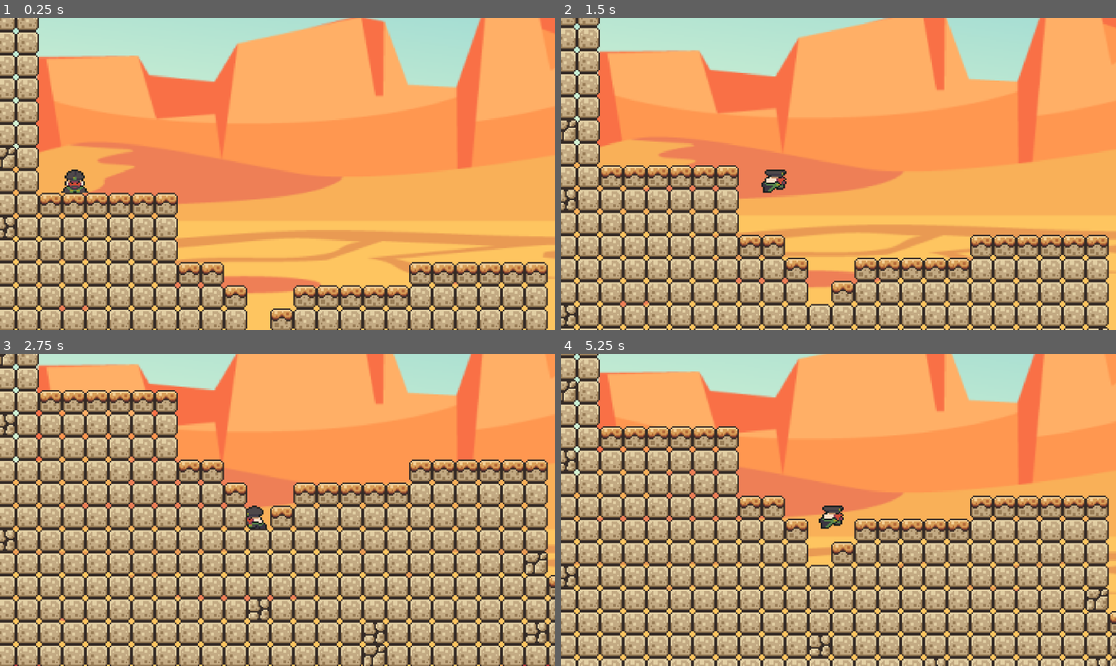
Above: before the commit, frames 1-4 (two rows, left to right).
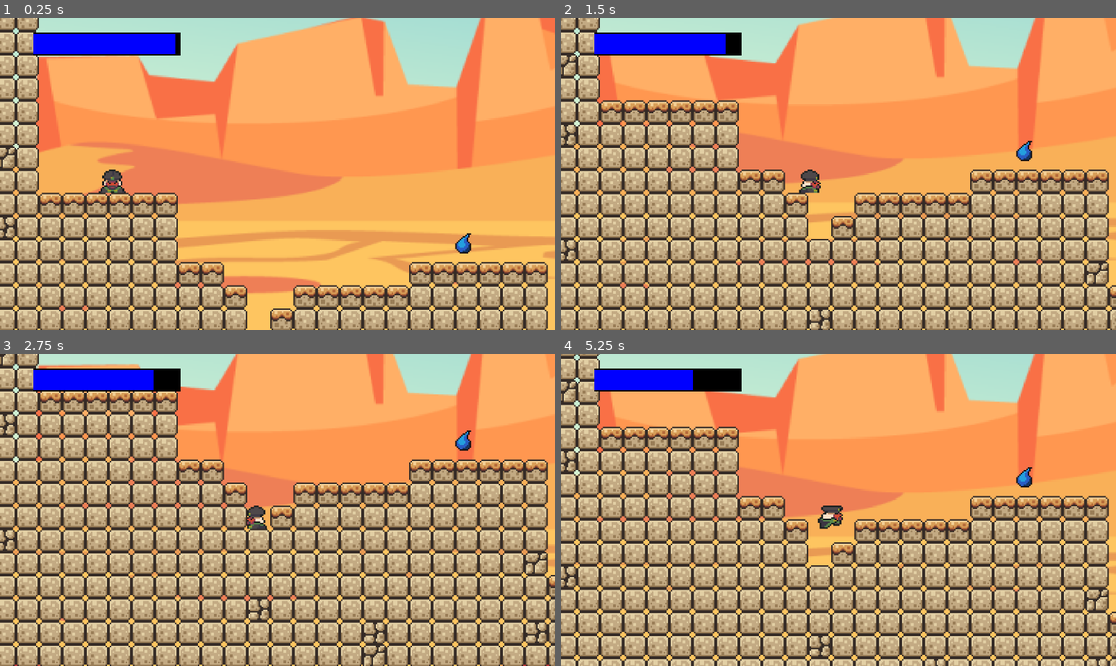
Above: after the commit, the same moments.

Repository: patches78/GameJam
Game: Godot game, scene res://scenes/level1.tscn
Same seed, same stepped clock (60 frames per second), same inputs: the game is played once before the commit and once after it.
Inputs:
- Up to frame 1 (0.25 s): no input
- Up to frame 2 (1.5 s): tap Enter at 0.5 s; hold Right (ui_right) from 0.53 s (still down); tap Space (jump) at 0.77 s
- Up to frame 3 (2.75 s): tap Space (jump) at 1.52 s; release Right (ui_right) at 2.03 s; hold Left (ui_left) from 2.03 s (still down)
- Up to frame 4 (5.25 s): release Left (ui_left) at 2.78 s; hold Right (ui_right) 2.78-4.28 s; tap Space (jump) at 3.02, 3.77, 4.52 s; hold Left (ui_left) 4.28-5.03 s; hold Right (ui_right) from 5.03 s (still down)

The runs differ from the first frame. In frame 1, 2.6% of the frame differs, in the area x 6-85%, y 4-76%; in frame 2, 50%, in the area x 0-100%, y 0-100%; in frame 3, 2.2%; in frame 4, 11%.

Commit message:
Hydration updated
Hydration Feuture wieder sichtbar

Diff:
--- a/desertlayer/scenes/level1.tscn
+++ b/desertlayer/scenes/level1.tscn
@@ -1,12 +1,14 @@
 [gd_scene format=4 uid="uid://b824bfltnrj2q"]
 
-[ext_resource type="Script" path="res://scripts/camera_player.gd" id="1_h0nx4"]
+[ext_resource type="Script" uid="uid://cp28q22eydf44" path="res://scripts/camera_player.gd" id="1_h0nx4"]
 [ext_resource type="Texture2D" uid="uid://b0motk7h0rgt0" path="res://assets/brackeys/sprites/world_tileset.png" id="2_rekfg"]
 [ext_resource type="PackedScene" uid="uid://bot0jglnu414v" path="res://scenes/killzone.tscn" id="3_ic38a"]
-[ext_resource type="Script" path="res://scripts/killzone.gd" id="4_m1t5a"]
+[ext_resource type="Script" uid="uid://cnu3ikavblwi" path="res://scripts/killzone.gd" id="4_m1t5a"]
 [ext_resource type="PackedScene" uid="uid://c2dimlmr5v7db" path="res://scenes/player.tscn" id="5_412rr"]
 [ext_resource type="Texture2D" uid="uid://be4f1ga7616n4" path="res://assets/background/background.webp" id="6_bnxxu"]
 [ext_resource type="Texture2D" uid="uid://b0cmaid4noswq" path="res://assets/background/Skull_new.png" id="7_7g1mn"]
+[ext_resource type="PackedScene" uid="uid://0uhgis3ssxr0" path="res://scenes/ui.tscn" id="8_bbk5w"]
+[ext_resource type="PackedScene" uid="uid://dg4g573d1n0c3" path="res://scenes/wassertropfen.tscn" id="9_conm7"]
 
 [sub_resource type="TileSetAtlasSource" id="TileSetAtlasSource_37l40"]
 texture = ExtResource("2_rekfg")
@@ -263,44 +265,50 @@
 terrain_set_0/terrain_4/color = Color(0.211597, 0.391296, 0.874778, 1)
 sources/0 = SubResource("TileSetAtlasSource_37l40")
 
-[node name="level1" type="Node2D"]
-
-[node name="CameraPlayer" type="Camera2D" parent="."]
+[node name="level1" type="Node2D" unique_id=2130689436]
+
+[node name="CameraPlayer" type="Camera2D" parent="." unique_id=1485159749]
 position = Vector2(-551, -280)
 zoom = Vector2(3, 3)
 script = ExtResource("1_h0nx4")
 
-[node name="Killzone" parent="." instance=ExtResource("3_ic38a")]
+[node name="Killzone" parent="." unique_id=1142057195 instance=ExtResource("3_ic38a")]
 position = Vector2(111, 288)
 collision_mask = 6
 script = ExtResource("4_m1t5a")
 
-[node name="Player" parent="." instance=ExtResource("5_412rr")]
-position = Vector2(-544, -280)
-
-[node name="GameManager" type="Node" parent="."]
-
-[node name="Forground" type="TileMapLayer" parent="."]
+[node name="Player" parent="." unique_id=869601463 instance=ExtResource("5_412rr")]
+position = Vector2(-518, -282)
+
+[node name="GameManager" type="Node" parent="." unique_id=859871943]
+
+[node name="Forground" type="TileMapLayer" parent="." unique_id=1892952292]
 position = Vector2(-77, -140)
 tile_map_data = PackedByteArray("AADt/xUAAAAEAAEAAADt/xQAAAAEAAEAAADt/xMAAAAEAAEAAADt/xIAAAAEAAEAAADt/xEAAAAEAAEAAADt/x …(32864 unchanged characters)…
 tile_set = SubResource("TileSet_pfbhp")
 
-[node name="ParallaxBackground" type="ParallaxBackground" parent="."]
+[node name="ParallaxBackground" type="ParallaxBackground" parent="." unique_id=1524613557]
 offset = Vector2(0, -400)
 transform = Transform2D(1, 0, 0, 1, 0, -400)
 follow_viewport_scale = 0.1
 
-[node name="ParallaxLayer" type="ParallaxLayer" parent="ParallaxBackground"]
+[node name="ParallaxLayer" type="ParallaxLayer" parent="ParallaxBackground" unique_id=135959278]
 motion_scale = Vector2(0.2, 0.2)
 
-[node name="Desert" type="Sprite2D" parent="ParallaxBackground/ParallaxLayer"]
+[node name="Desert" type="Sprite2D" parent="ParallaxBackground/ParallaxLayer" unique_id=502725329]
 position = Vector2(78.55, 22.8)
 scale = Vector2(1.11486, 1.05904)
 texture = ExtResource("6_bnxxu")
 
-[node name="Skull" type="Sprite2D" parent="ParallaxBackground/ParallaxLayer"]
+[node name="Skull" type="Sprite2D" parent="ParallaxBackground/ParallaxLayer" unique_id=439138234]
 position = Vector2(-338, -236)
 scale = Vector2(0.136364, 0.121212)
 texture = ExtResource("7_7g1mn")
 
+[node name="UI" parent="." unique_id=1980821094 instance=ExtResource("8_bbk5w")]
+layer = 0
+
+[node name="Wassertropfen" parent="." unique_id=1587811656 instance=ExtResource("9_conm7")]
+position = Vector2(-279, -233)
+
 [connection signal="body_entered" from="Killzone" to="Killzone" method="_on_body_entered"]
--- /dev/null
+++ b/desertlayer/scenes/ui.tscn
@@ -0,0 +1,11 @@
+[gd_scene format=3 uid="uid://0uhgis3ssxr0"]
+
+[ext_resource type="Script" uid="uid://uddurwgia3xw" path="res://scripts/ui.gd" id="1_yev5y"]
+[ext_resource type="PackedScene" uid="uid://eaux7t3nblk5" path="res://scenes/hydration_meter.tscn" id="2_61cnf"]
+
+[node name="UI" type="CanvasLayer" unique_id=1980821094]
+follow_viewport_enabled = true
+script = ExtResource("1_yev5y")
+
+[node name="HydrationMeter" parent="." unique_id=1909492495 instance=ExtResource("2_61cnf")]
+position = Vector2(26, 2)
--- a/desertlayer/scripts/camera_player.gd
+++ b/desertlayer/scripts/camera_player.gd
@@ -1,6 +1,7 @@
 extends Camera2D
 
 @onready var player = $"../Player"
+var pos
 
 # Called when the node enters the scene tree for the first time.
 func _ready() -> void:
@@ -12,11 +13,11 @@
 
 # Called every frame. 'delta' is the elapsed time since the previous frame.
 func _process(_delta: float) -> void:
-	var camera_pos = player.global_position
+	pos = player.global_position
 	#print("playerPos: ",camera_pos)
 	# begrenzen
-	camera_pos.x = clamp(camera_pos.x, limit_left, limit_right)
-	camera_pos.y = clamp(camera_pos.y, limit_top, limit_bottom)
+	pos.x = clamp(pos.x, limit_left, limit_right)
+	pos.y = clamp(pos.y, limit_top, limit_bottom)
 
 	#print("cameraPos: ",camera_pos)
-	global_position = camera_pos
+	global_position = pos
--- a/desertlayer/scripts/hydrationmeter.gd
+++ b/desertlayer/scripts/hydrationmeter.gd
@@ -1,12 +1,9 @@
 extends Node2D
 
-@onready var player: CharacterBody2D = $"../Player"
-@onready var camera_player: Camera2D = $"../CameraPlayer"
+@onready var player: CharacterBody2D = $"../../Player"
+@onready var camera_player: Camera2D = $"../../CameraPlayer"
 
-var positionRec1x
-var positionRec1y
-var positionRec2x
-var positionRec2y
+
 var frac
 
 var watermeterBackGround
@@ -14,26 +11,18 @@
 
 # Called when the node enters the scene tree for the first time.
 func _ready() -> void:
-	positionRec1x = camera_player.position.x-15
-	positionRec1y = camera_player.position.y-45
-	positionRec2x = camera_player.position.x-14
-	positionRec2y = camera_player.position.y-44
 	frac = player.curWater / player.maxWater
-	watermeterBackGround = Rect2(positionRec1x, positionRec1y, 102.0, 16.0)
-	watermeterForeGround = Rect2(positionRec2x, positionRec2y, 100.0 * frac, 16.0)
-	print(player.curWater)
+	watermeterBackGround = Rect2(0, 0, 102.0, 16.0)
+	watermeterForeGround = Rect2(0 + 1, 0 + 1, 100.0 * frac, 14.0)
 	pass # Replace with function body.
 
 
 # Called every frame. 'delta' is the elapsed time since the previous frame.
 func _process(delta: float) -> void:
-	positionRec1x = camera_player.position.x-15
-	positionRec1y = camera_player.position.y-45
-	positionRec2x = camera_player.position.x-14
-	positionRec2y = camera_player.position.y-44
 	frac = player.curWater / player.maxWater
-	watermeterBackGround = Rect2(positionRec1x, positionRec1y, 102.0, 16.0)
-	watermeterForeGround = Rect2(positionRec2x, positionRec2y, 100.0 * frac, 14.0)
+
+	watermeterBackGround = Rect2(clamp(camera_player.position.x, camera_player.limit_left+192, camera_player.limit_right-196)-195, clamp(camera_player.position.y, camera_player.limit_top, camera_player.limit_bottom-109)-100, 102.0, 16.0)
+	watermeterForeGround = Rect2(clamp(camera_player.position.x, camera_player.limit_left+191, camera_player.limit_right-195) -194, clamp(camera_player.position.y, camera_player.limit_top, camera_player.limit_bottom-109)-99, 100.0 * frac, 14.0)
 	queue_redraw()
 	pass
 
--- a/desertlayer/scripts/player.gd
+++ b/desertlayer/scripts/player.gd
@@ -49,5 +49,5 @@
 	pass
 
 func _process(delta: float) -> void:
-	if(curWater > 0): curWater = curWater-1
+	if(curWater > 0): curWater = curWater-0.1
 	pass
--- /dev/null
+++ b/desertlayer/scripts/ui.gd
@@ -0,0 +1,15 @@
+extends CanvasLayer
+
+@onready var camera_player: Camera2D = $"../CameraPlayer"
+
+
+
+# Called when the node enters the scene tree for the first time.
+func _ready() -> void:
+	set_custom_viewport(camera_player)
+	pass # Replace with function body.
+
+
+# Called every frame. 'delta' is the elapsed time since the previous frame.
+func _process(delta: float) -> void:
+	pass
--- a/desertlayer/scripts/wassertropfen.gd
+++ b/desertlayer/scripts/wassertropfen.gd
@@ -1,6 +1,7 @@
 extends Area2D
 
 @onready var player: CharacterBody2D = $"../Player"
+
 
 
 func _on_body_entered(body: Node2D) -> void:
Not shown, changed: desertlayer/assets/background/background.webp.import
Not shown, changed: desertlayer/assets/cactus/Cactus_Sprite_Sheet.png.import
Not shown, changed: desertlayer/assets/water bottle/freepotion1.png.import
Not shown, added: desertlayer/scripts/ui.gd.uid
